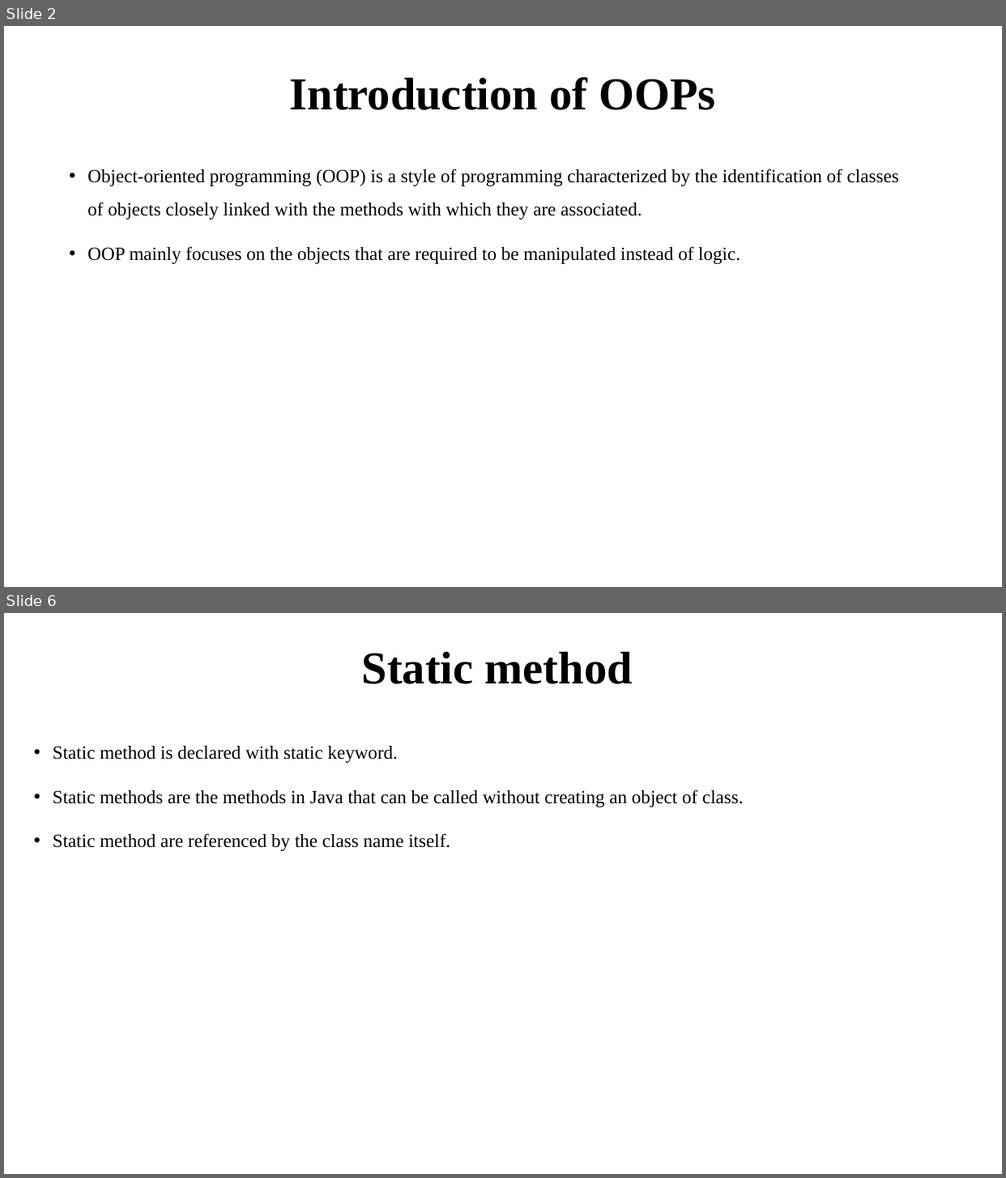
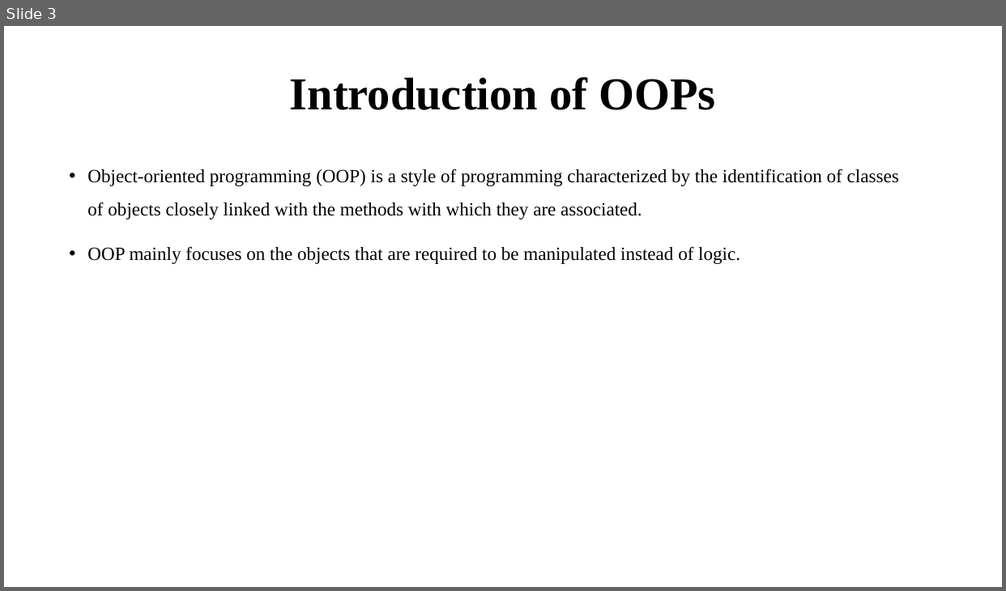
Before and after one commit to amitsharma7565/Core_and_Advance_Java, a slide deck: oops.pptx. Shown one above the other, each under a label of ours: slides 2 and 6 before the commit, slide 3 after it; the slides between them are not shown. The pictures are 1006x1178 and 1006x591 pixels, drawn with LibreOffice and Linux fonts; fonts in the diff are those of the drawing. Boxes give left, top, right and bottom in pixels: in the first picture for what was removed or moved away, otherwise in the second. Text is boxed around its words. In the diff, an @@ line names an element or a change of style, - is before the commit and + after.

```diff
--- a/oops.pptx
+++ b/oops.pptx
@@ slide 6 removed at bbox=[4, 613, 1002, 1174], background #FFFFFF @@
@@ title removed at bbox=[362, 651, 633, 684] @@
-Static method
@@ text removed at bbox=[53, 746, 744, 851] @@
-• Static method is declared with static keyword.
-• Static methods are the methods in Java that can be called without creating an object of class.
-• Static method are referenced by the class name itself.
@@ what was slide 2 is now slide 3 @@
```
Also in this commit, not shown: 3 slides changed, 27 slides added, 4 other slides removed, 3 other files.
